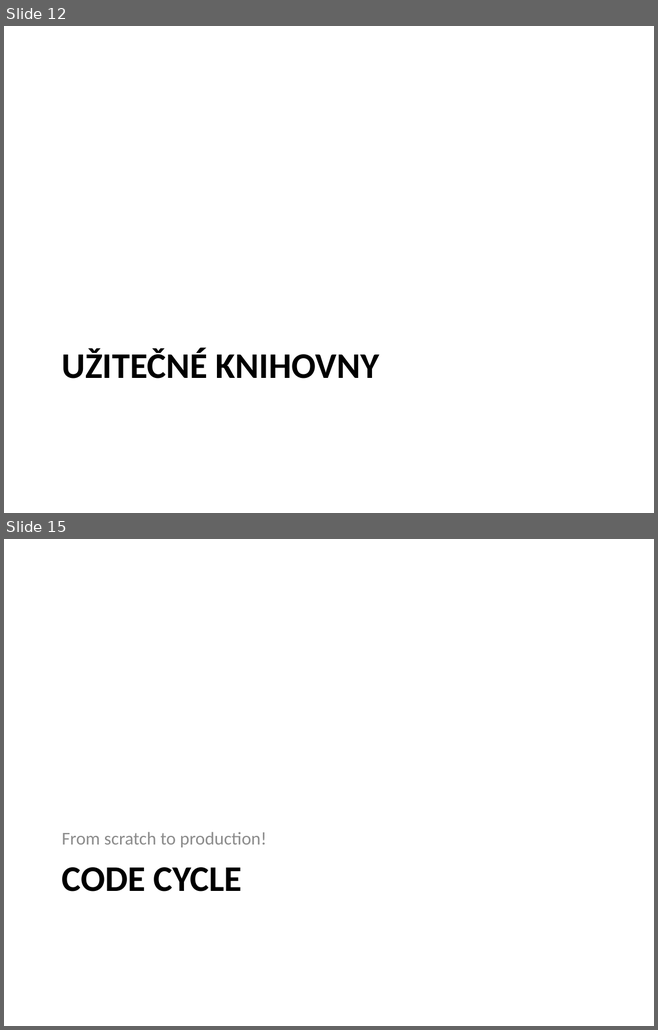
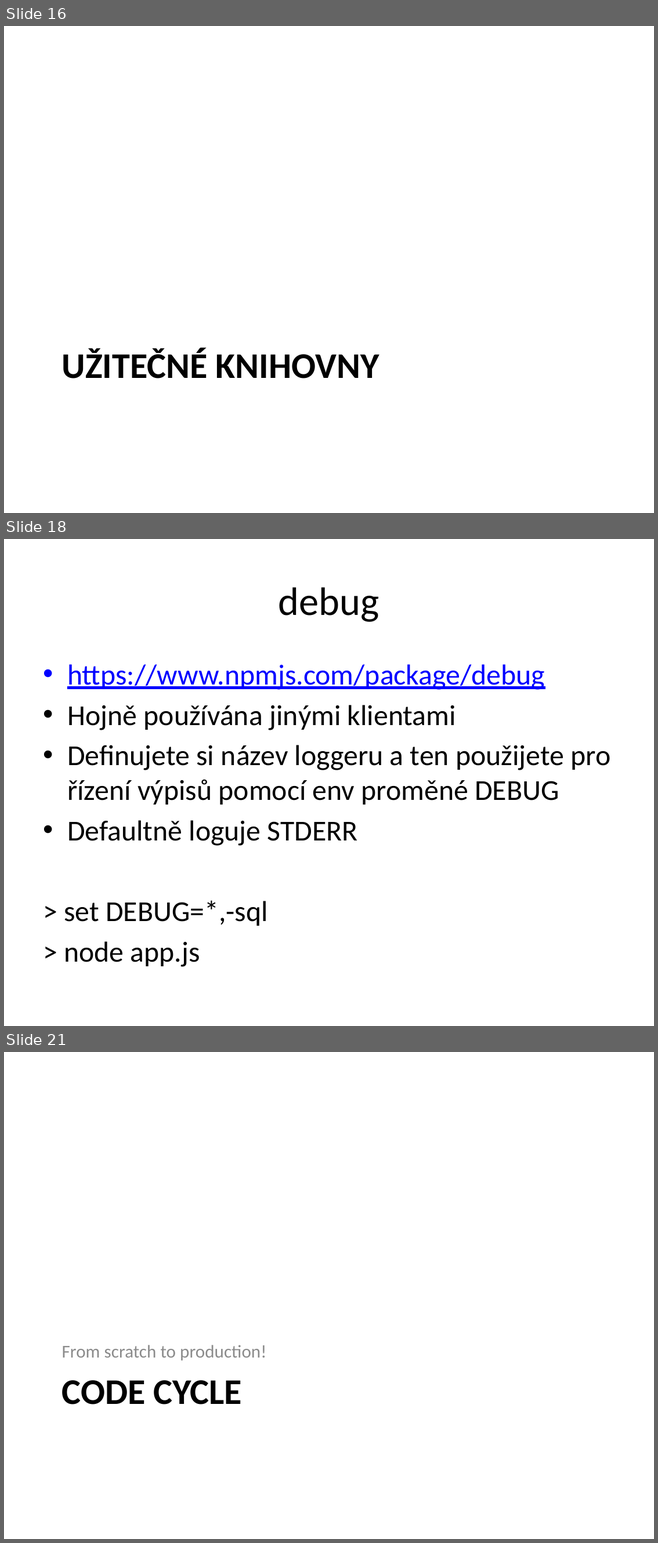
Before and after one commit to etnetera-activate/node-minicourse, a slide deck: node-uvod.pptx. Shown one above the other, each under a label of ours: slides 12 and 15 before the commit, slides 16, 18 and 21 after it; the slides between them are not shown. The pictures are 658x1030 and 658x1543 pixels, drawn with LibreOffice and Linux fonts; fonts in the diff are those of the drawing; background and template pictures are left out. Boxes give left, top, right and bottom in pixels: in the first picture for what was removed or moved away, otherwise in the second. Text is boxed around its words. In the diff, an @@ line names an element or a change of style, - is before the commit and + after.

```diff
--- a/node-uvod.pptx
+++ b/node-uvod.pptx
@@ slide 18 added at (x1=4, y1=539, x2=654, y2=1026), background #FFFFFF @@
@@ title added at (x1=278, y1=587, x2=379, y2=622), 44 pt, text #000000 @@
+debug
@@ text added at (x1=64, y1=664, x2=610, y2=967), 32 pt, text #000000 @@
+• https://www.npmjs.com/package/debug
+• Hojně používána jinými klientami
+• Definujete si název loggeru a ten použijete pro řízení výpisů pomocí env proměné DEBUG
+• Defaultně loguje STDERR
+> set DEBUG=*,-sql
+> node app.js
@@ what was slide 12 is now slide 16 @@
@@ what was slide 15 is now slide 21 @@
```
Also in this commit, not shown: 6 slides changed, 6 other slides added, 5 other files.
